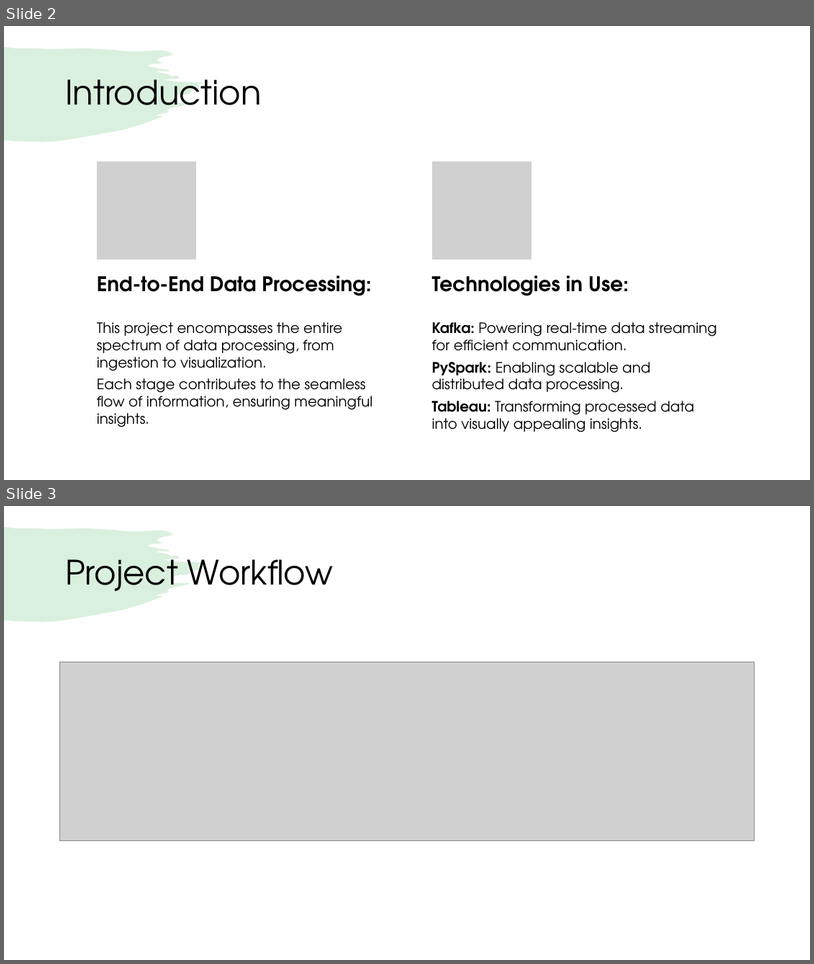
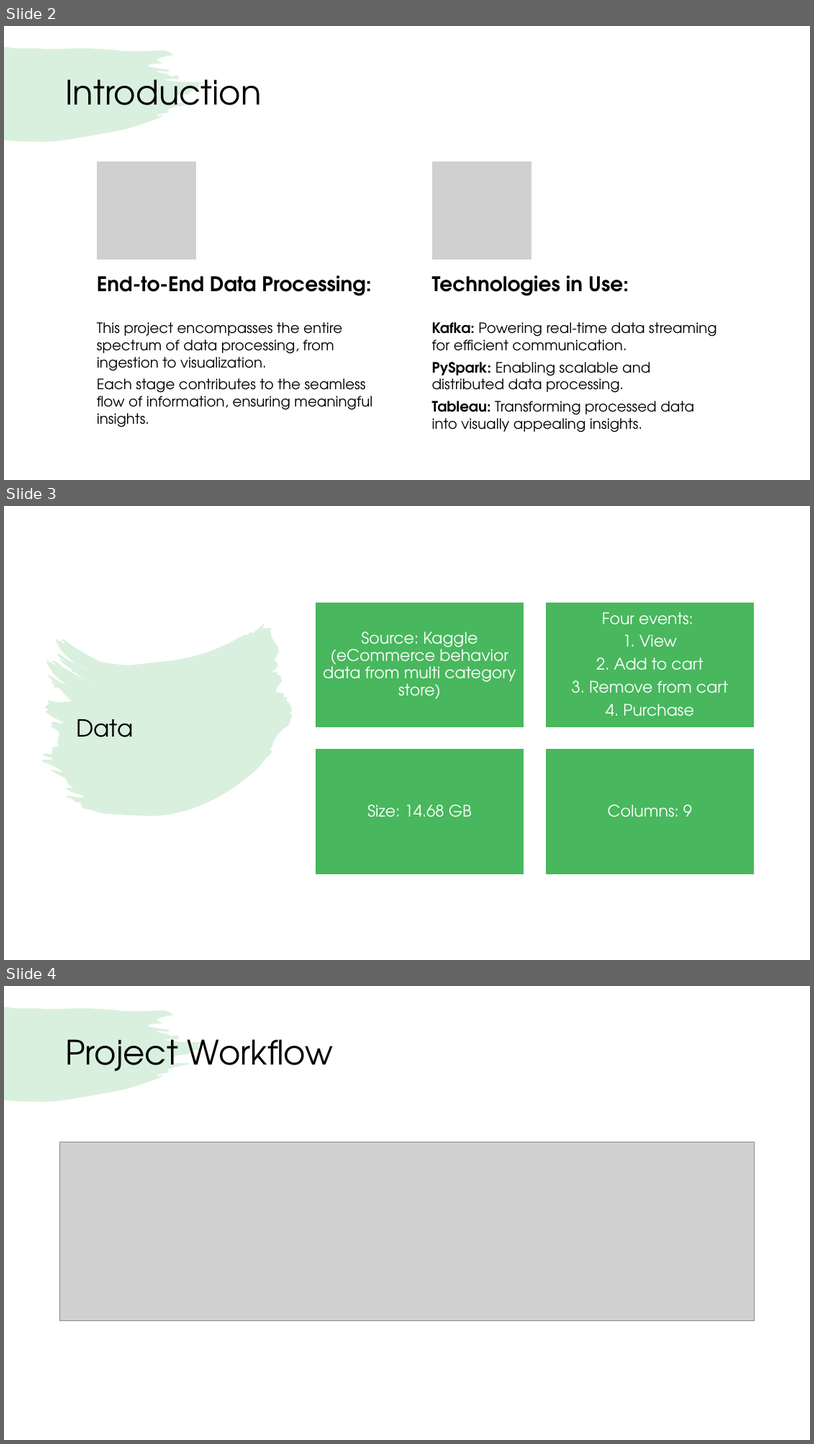
Before and after one commit to Pradyothsp/bd-pipeline, a slide deck: reports/Presentation.pptx. Shown one above the other, each under a label of ours: slides 2 and 3 before the commit, slides 2, 3 and 4 after it. The pictures are 814x964 and 814x1444 pixels, drawn with LibreOffice and Linux fonts; fonts in the diff are those of the drawing; grey boxes stand for pictures. Boxes give left, top, right and bottom in pixels: in the first picture for what was removed or moved away, otherwise in the second. Text is boxed around its words. In the diff, an @@ line names an element or a change of style, - is before the commit and + after.

```diff
--- a/reports/Presentation.pptx
+++ b/reports/Presentation.pptx
@@ slide 3 added at box(4, 506, 810, 960), background #FFFFFF; not listed: 1 template element that a slide beside it also shows @@
@@ rectangle added at box(4, 506, 810, 960), fill #FFFFFF @@
@@ freeform shape added at box(42, 624, 293, 816), fill #48B75D at 20% opacity @@
@@ title added at box(76, 719, 133, 737), 28 pt, text #000000 @@
+Data
@@ group added at box(315, 602, 755, 875): 4 rectangles, 4 texts @@
+Source: Kaggle (eCommerce behavior data from multi category store)
+Four events:
+1. View
+2. Add to cart
+3. Remove from cart
+4. Purchase
+Size: 14.68 GB
+Columns: 9
@@ what was slide 3 is now slide 4 @@
```
Also in this commit, not shown: 3 slides changed, 4 other slides added, 3 slides removed, 2 other files.
